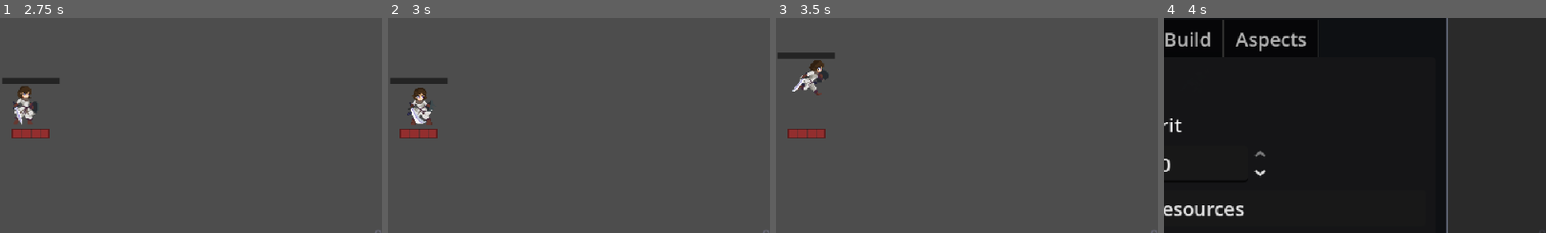
Above: before the commit, frames 1-4 (left to right).
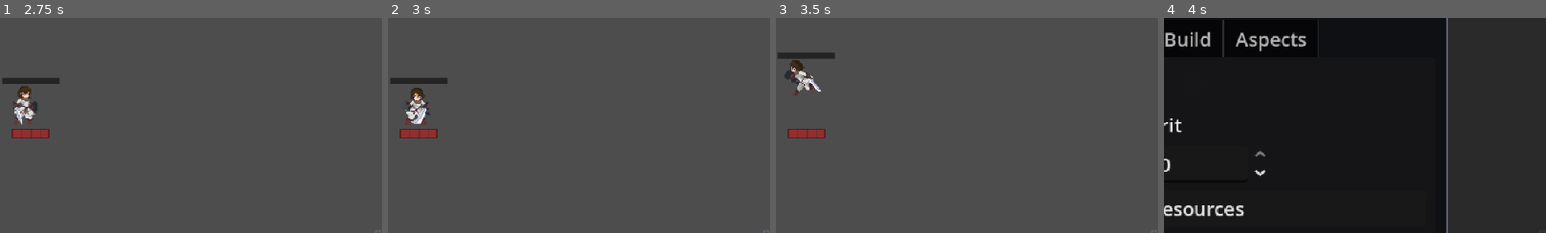
Above: after the commit, the same moments.

Repository: seancl8611/oathbound
Game: Godot game, scene res://Player/aspect_player.tscn
Same seed, same stepped clock (60 frames per second), same inputs: the game is played once before the commit and once after it. This scene is started directly instead of the project's main scene. Sound files missing from this copy of the repository are replaced by a short silence.
Inputs (mouse positions are % of the whole screen's width and height, from its top left):
- Up to frame 1 (2.75 s): move the mouse to (72, 45) at 0.52 s; press the mouse at (72, 45) at 0.53 s; hold D (right) 0.53-1.28 s; move the mouse to (30, 55) at 1.27 s; release the mouse at (30, 55) at 1.28 s; hold S (down) 1.28-2.03 s; tap Space (dash) at 1.35 s; move the mouse to (60, 28) at 2.02 s; hold D (right) from 2.03 s (still down); tap E (execute_finisher) at 2.1 s
- Up to frame 2 (3 s): move the mouse to (45, 70) at 2.77 s; release D (right) at 2.78 s; hold W (up) from 2.78 s (still down); right-click (45, 70) at 2.85 s
- Up to frame 3 (3.5 s): keep holding W (up)
- Up to frame 4 (4 s): move the mouse to (80, 65) at 3.52 s; release W (up) at 3.53 s; hold A (left) from 3.53 s (still down); hold ` (playtest_lab_toggle) from 3.53 s (still down)
The pictures show only the part of the screen within x 46-96%, y 30-80%; the shares and areas given below are measured in that part.

Frame 1 is identical in both runs. In frame 2, 0.7% of the frame differs, in the area x 4-12%, y 32-50%; in frame 3, 1.0%, in the area x 2-14%, y 19-36%; in frame 4, less than 0.1%.

Commit message:
Use stabilized current combat Player

Diff:
--- a/game/oathbound/Player/aspect_player.tscn
+++ b/game/oathbound/Player/aspect_player.tscn
@@ -1,7 +1,7 @@
 [gd_scene load_steps=3 format=3]
 
 [ext_resource type="PackedScene" path="res://Player/player.tscn" id="1_base"]
-[ext_resource type="Script" path="res://Player/OathboundAspectPlayerRuntime.gd" id="2_aspect"]
+[ext_resource type="Script" path="res://Player/OathboundCombatPlayer.gd" id="2_aspect"]
 
 [node name="Player" instance=ExtResource("1_base")]
 script = ExtResource("2_aspect")
